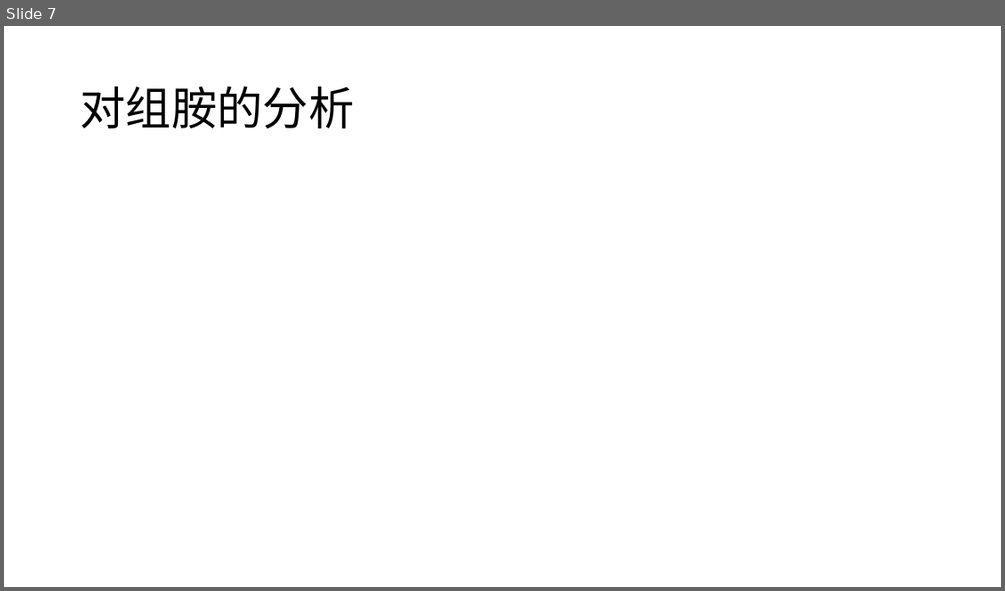
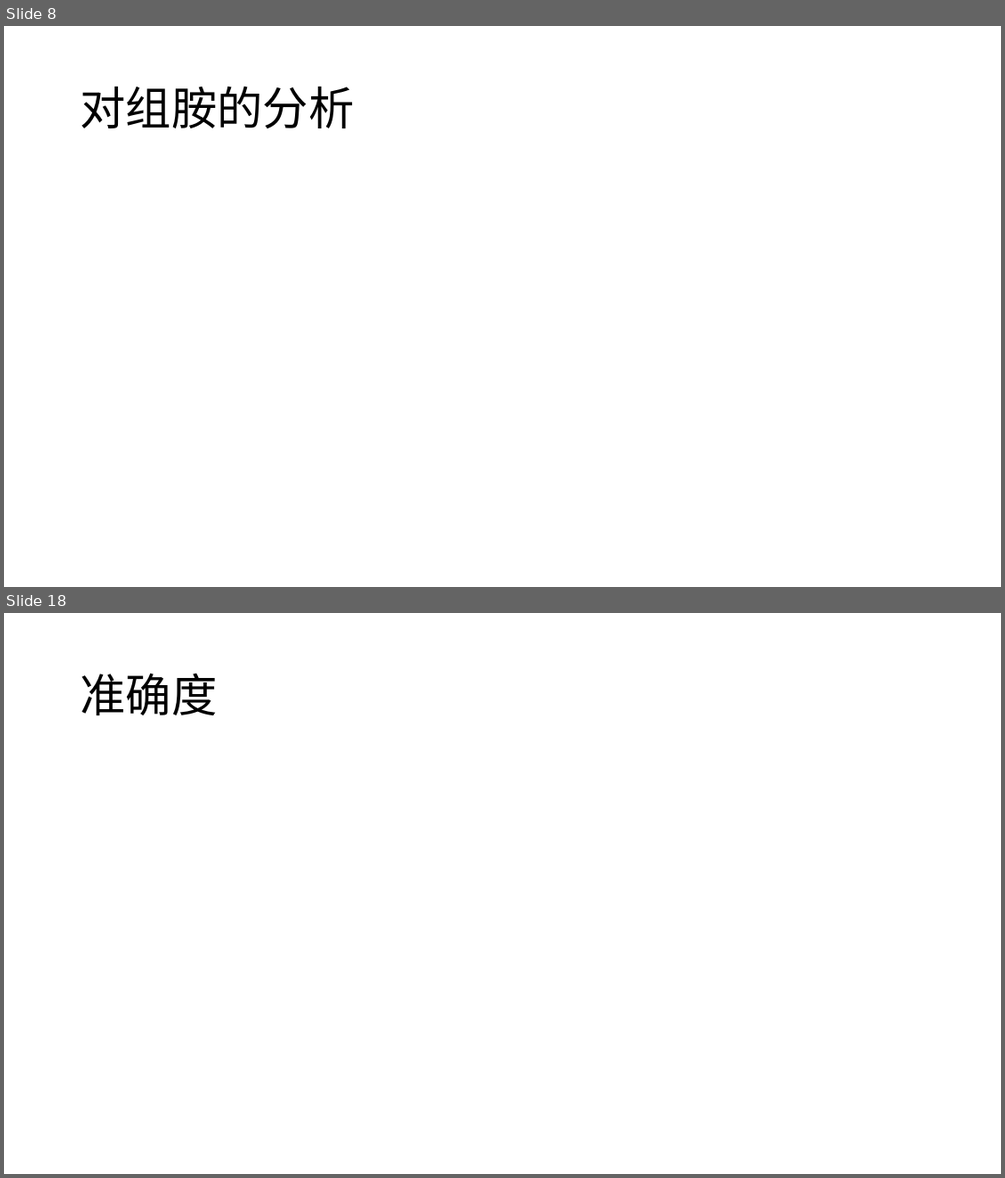
Before and after one commit to yuanjingsong/MCM_Homework, a slide deck: PreG21.pptx. Shown one above the other, each under a label of ours: slide 7 before the commit, slides 8 and 18 after it; the slides between them are not shown. The pictures are 1005x591 and 1005x1178 pixels, drawn with LibreOffice and Linux fonts; fonts in the diff are those of the drawing; grey boxes stand for pictures. Boxes give left, top, right and bottom in pixels: in the first picture for what was removed or moved away, otherwise in the second. Text is boxed around its words. In the diff, an @@ line names an element or a change of style, - is before the commit and + after.

```diff
--- a/PreG21.pptx
+++ b/PreG21.pptx
@@ slide 18 added at <box>4,613,1001,1174</box>, background #FFFFFF @@
@@ title added at <box>80,673,217,715</box>, 44 pt, text #000000 @@
+准确度
@@ what was slide 7 is now slide 8 @@
```
Also in this commit, not shown: 3 slides changed, 16 other slides added, 2 other files.
